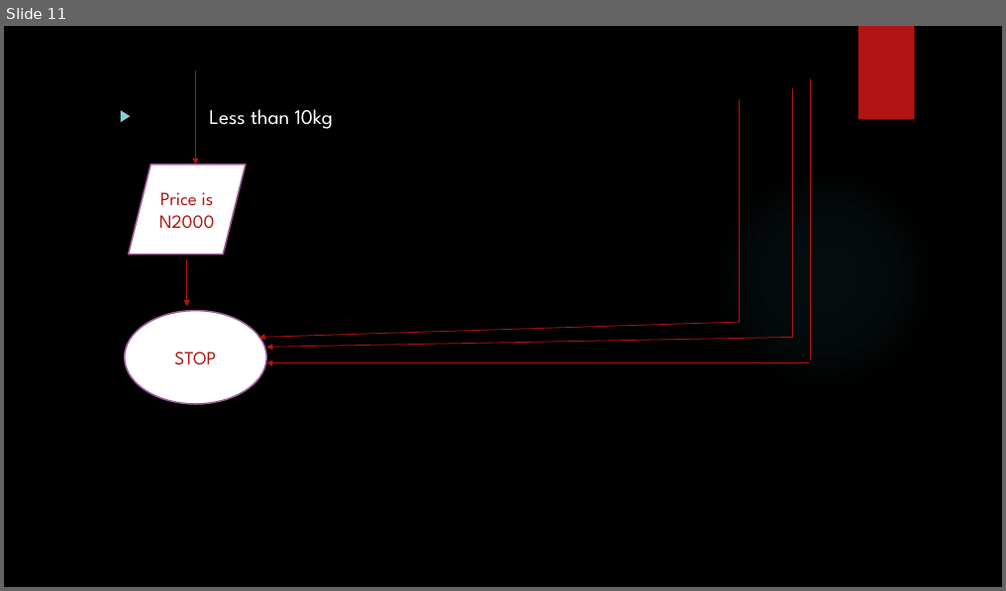
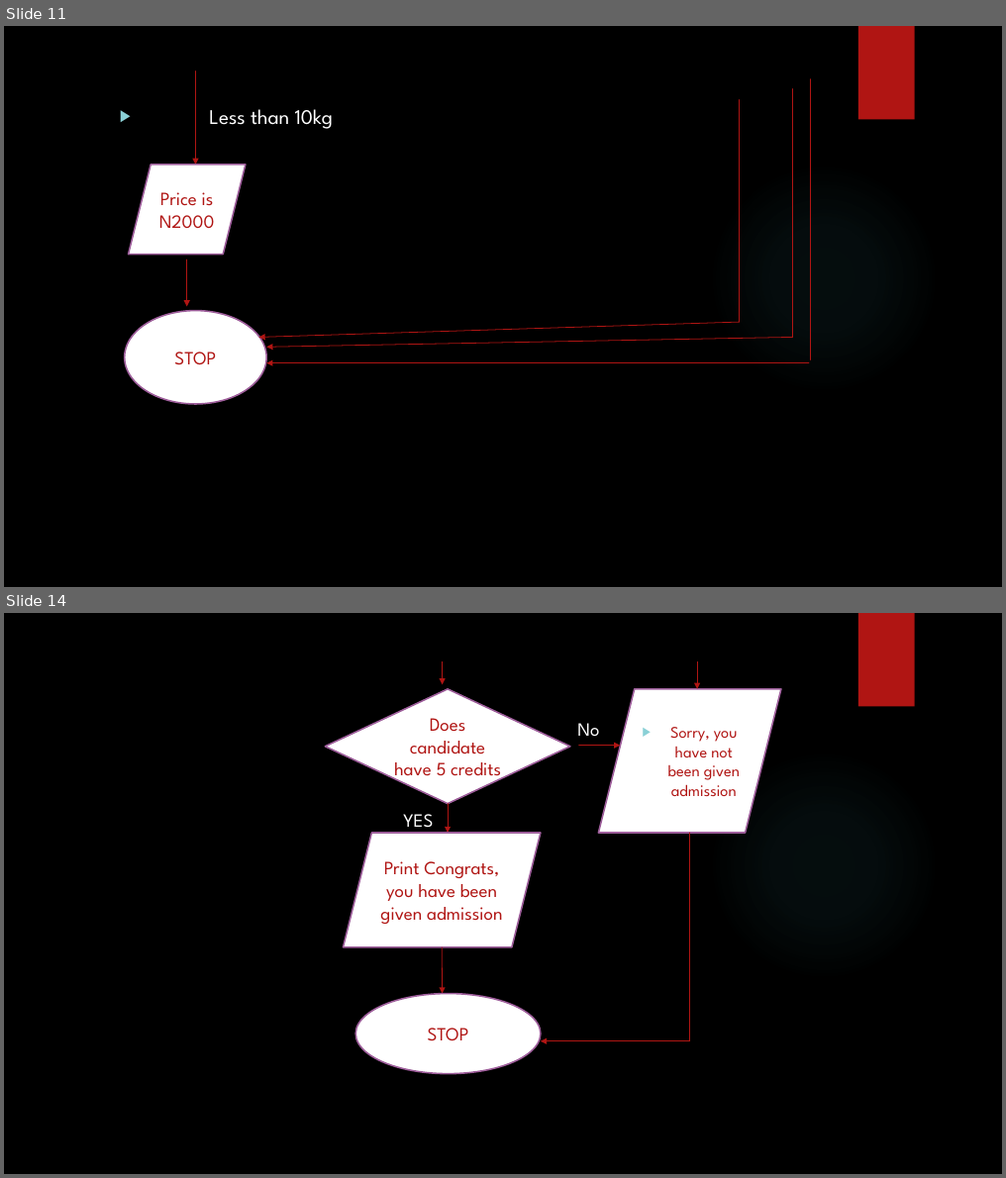
Before and after one commit to obere123/danielcsc102, a slide deck: week2classproject.pptx. Shown one above the other, each under a label of ours: slide 11 before the commit, slides 11 and 14 after it; the slides between them are not shown. The pictures are 1006x591 and 1006x1178 pixels, drawn with LibreOffice and Linux fonts; fonts in the diff are those of the drawing; background and template pictures are left out. Boxes give left, top, right and bottom in pixels: in the first picture for what was removed or moved away, otherwise in the second. Text is boxed around its words. In the diff, an @@ line names an element or a change of style, - is before the commit and + after.

```diff
--- a/week2classproject.pptx
+++ b/week2classproject.pptx
@@ slide 14 added at (4, 613, 1002, 1174), background picture (left out); not listed: 2 template elements that a slide beside it also shows @@
@@ arrow added from (443, 662) to (443, 685), #B01513 0.75 pt @@
@@ arrow added from (697, 662) to (697, 689), #B01513 0.75 pt @@
@@ diamond added at (325, 689, 570, 804), fill #FFFFFF, outline #9E5E9B 1.5 pt, 18 pt, text #B01513 @@
+Does candidate have 5 credits
@@ text added at (598, 689, 781, 833), fill #FFFFFF, outline #9E5E9B 1.5 pt, 15.5 pt, text #B01513 @@
+▶ Sorry, you have not been given admission
@@ text added at (577, 723, 599, 737), 18 pt, text #FFFFFF @@
+No
@@ arrow added from (579, 746) to (620, 746), #B01513 0.75 pt @@
@@ text added at (403, 814, 433, 833), 18 pt, text #FFFFFF @@
+YES
@@ arrow added from (448, 804) to (448, 833), #B01513 0.75 pt @@
@@ parallelogram added at (344, 833, 541, 948), fill #FFFFFF, outline #9E5E9B 1.5 pt, 18 pt, text #B01513 @@
+Print Congrats, you have been given admission
@@ line added from (690, 833) to (690, 1042), #B01513 0.75 pt @@
@@ arrow added from (442, 948) to (443, 994), #B01513 0.75 pt @@
@@ ellipse added at (355, 994, 541, 1074), fill #FFFFFF, outline #9E5E9B 1.5 pt, 18 pt, text #B01513 @@
+STOP
@@ arrow added from (690, 1042) to (541, 1042), #B01513 0.75 pt @@
```
Also in this commit, not shown: 2 other slides added, 1 slide removed.
